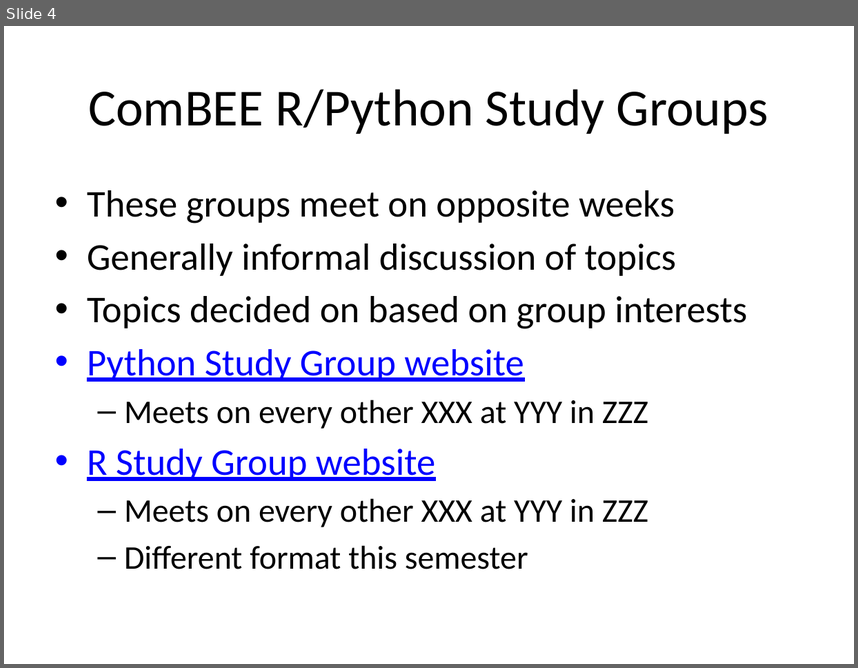
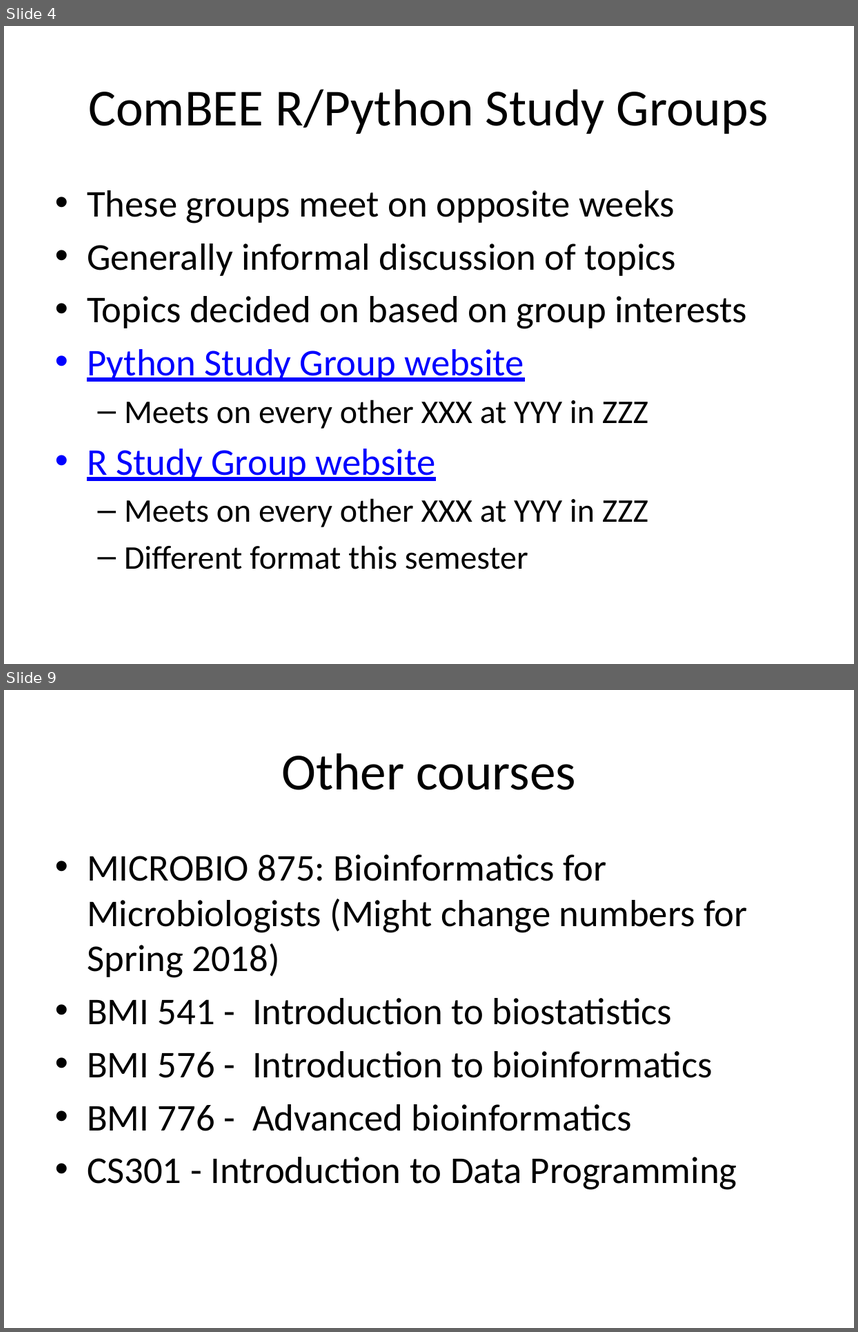
Before and after one commit to ComBEE-UW-Madison/presentations, a slide deck: info/20170830-MDTPorientation.pptx. Shown one above the other, each under a label of ours: slide 4 before the commit, slides 4 and 9 after it; the slides between them are not shown. The pictures are 858x668 and 858x1332 pixels, drawn with LibreOffice and Linux fonts; fonts in the diff are those of the drawing. Boxes give left, top, right and bottom in pixels: in the first picture for what was removed or moved away, otherwise in the second. Text is boxed around its words. In the diff, an @@ line names an element or a change of style, - is before the commit and + after.

```diff
--- a/info/20170830-MDTPorientation.pptx
+++ b/info/20170830-MDTPorientation.pptx
@@ slide 9 added at <box>4,690,854,1328</box>, background #FFFFFF @@
@@ title added at <box>281,753,576,790</box>, 44 pt, text #000000 @@
+Other courses
@@ text added at <box>87,854,747,1190</box>, 32 pt, text #000000 @@
+• MICROBIO 875: Bioinformatics for Microbiologists (Might change numbers for Spring 2018)
+• BMI 541 - Introduction to biostatistics
+• BMI 576 - Introduction to bioinformatics
+• BMI 776 - Advanced bioinformatics
+• CS301 - Introduction to Data Programming
```
Also in this commit, not shown: 4 other slides added, 1 other file.
